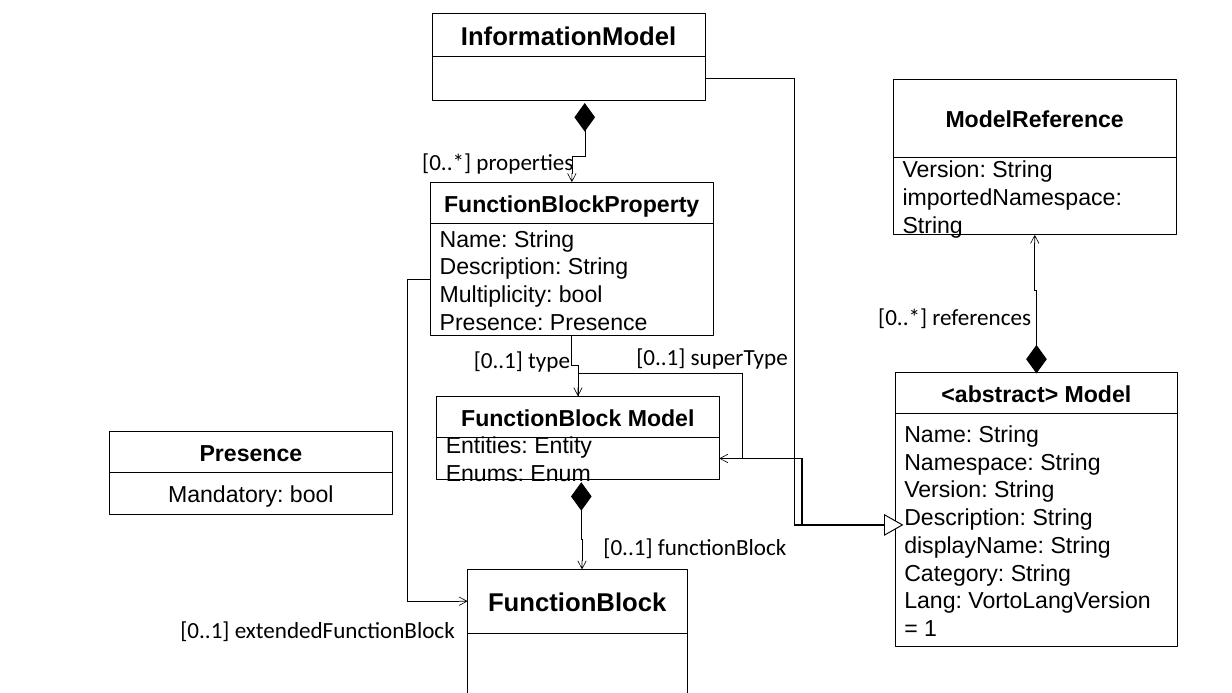
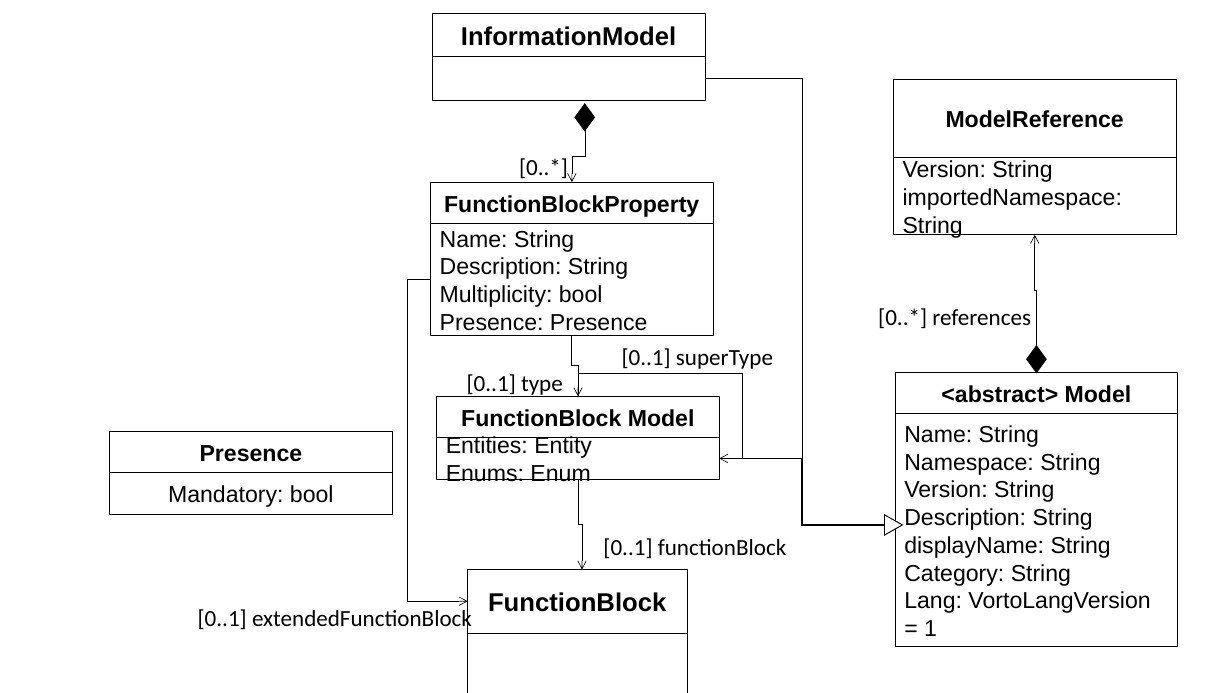
Before and after one commit to derlehner/dt_language_comparison, a slide deck: slide 2 of Figures.pptx. Drawn at 1232x693 pixels with LibreOffice and Linux fonts; fonts in the diff are those of the drawing. Boxes give left, top, right and bottom in pixels: in the first picture for what was removed or moved away, otherwise in the second. Text is boxed around its words. In the diff, an @@ line names an element or a change of style, - is before the commit and + after.

```diff
--- a/Figures.pptx
+++ b/Figures.pptx
@@ elbow line (884, 525) - (705, 79): route changed @@
@@ text at (519,158,568,178): text changed @@
-[0..*] properties
+[0..*]
@@ text "[0..1] superType": place and size @@
-text "[0..1] superType" at (636,348,788,369)
+text "[0..1] superType" at (622,348,773,369)
@@ text "[0..1] type": place and size @@
-text "[0..1] type" at (474,351,570,372)
+text "[0..1] type" at (467,374,563,397)
@@ diamond removed at (572,483,592,509) @@
@@ elbow arrow moved from (581, 510) - (582, 569) to (579, 480) - (582, 569) @@
@@ text "[0..1] extendedFunctionBlock" rewrapped from (180,621,455,641) to (198,606,472,632) @@
```
Also in this commit, not shown: 3 other slides changed, 3 slides added.
